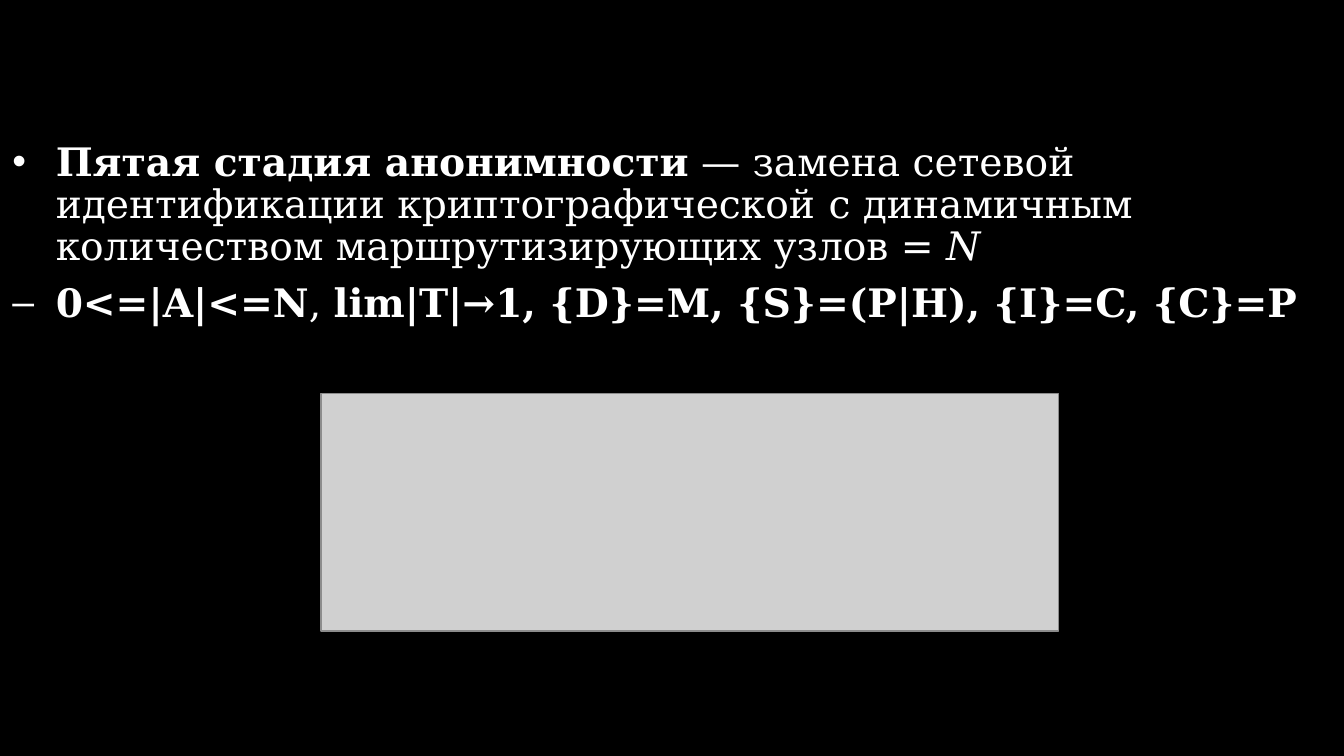
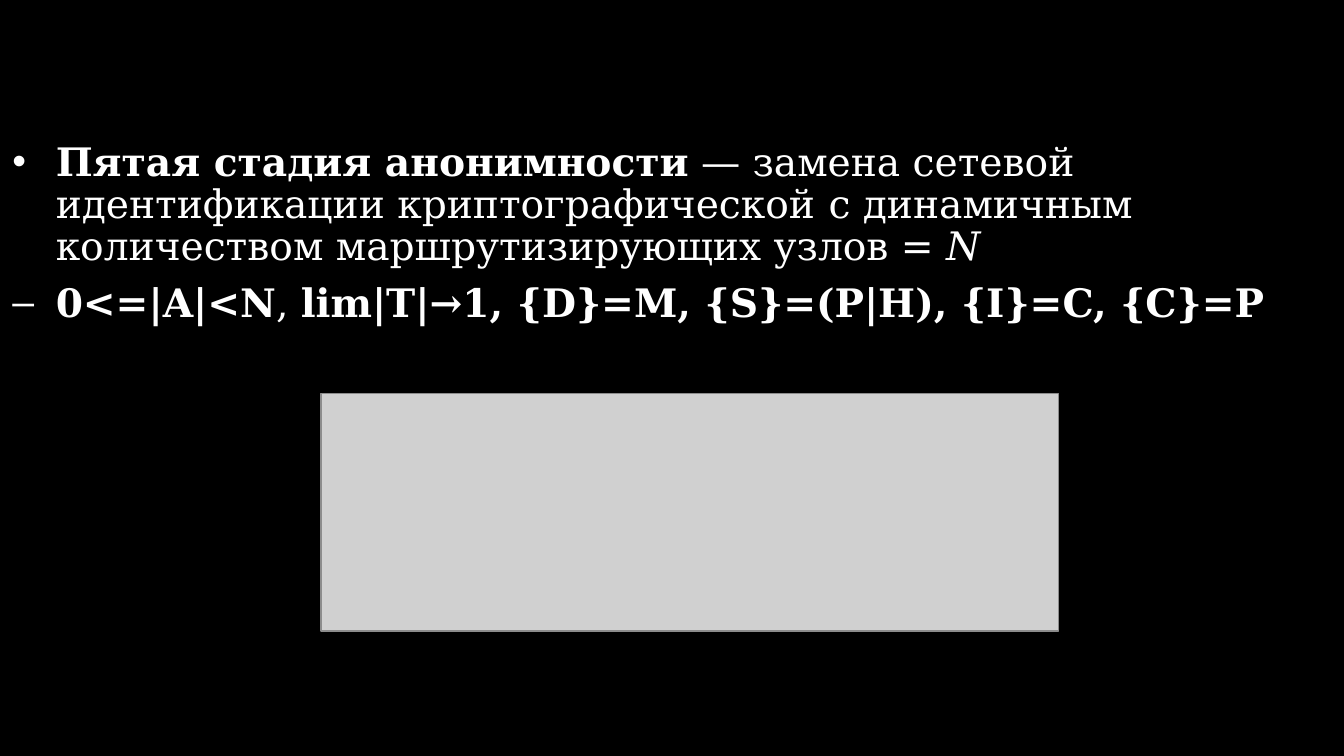
Before and after one commit to number571/go-peer, a slide deck: slide 27 of docs/grok_anonymity.pptx. Drawn at 1344x756 pixels with LibreOffice and Linux fonts; fonts in the diff are those of the drawing; grey boxes stand for pictures. Boxes give left, top, right and bottom in pixels: in the first picture for what was removed or moved away, otherwise in the second. Text is boxed around its words. In the diff, an @@ line names an element or a change of style, - is before the commit and + after.

```diff
--- a/docs/grok_anonymity.pptx
+++ b/docs/grok_anonymity.pptx
@@ text at (56, 287, 1264, 325): text changed @@
-– 0<=|A|<=N, lim|T|→1, {D}=M, {S}=(P|H), {I}=C, {C}=P
+– 0<=|A|<N, lim|T|→1, {D}=M, {S}=(P|H), {I}=C, {C}=P
```
Also in this commit, not shown: 3 other slides changed, 6 other files.
